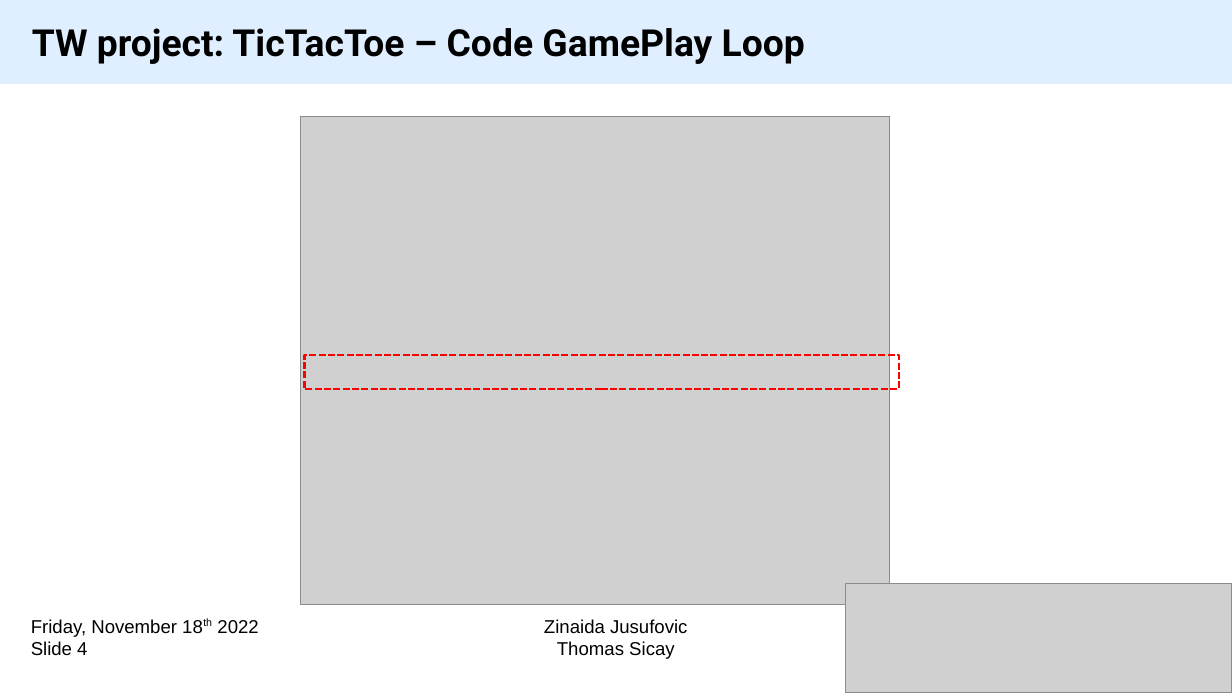
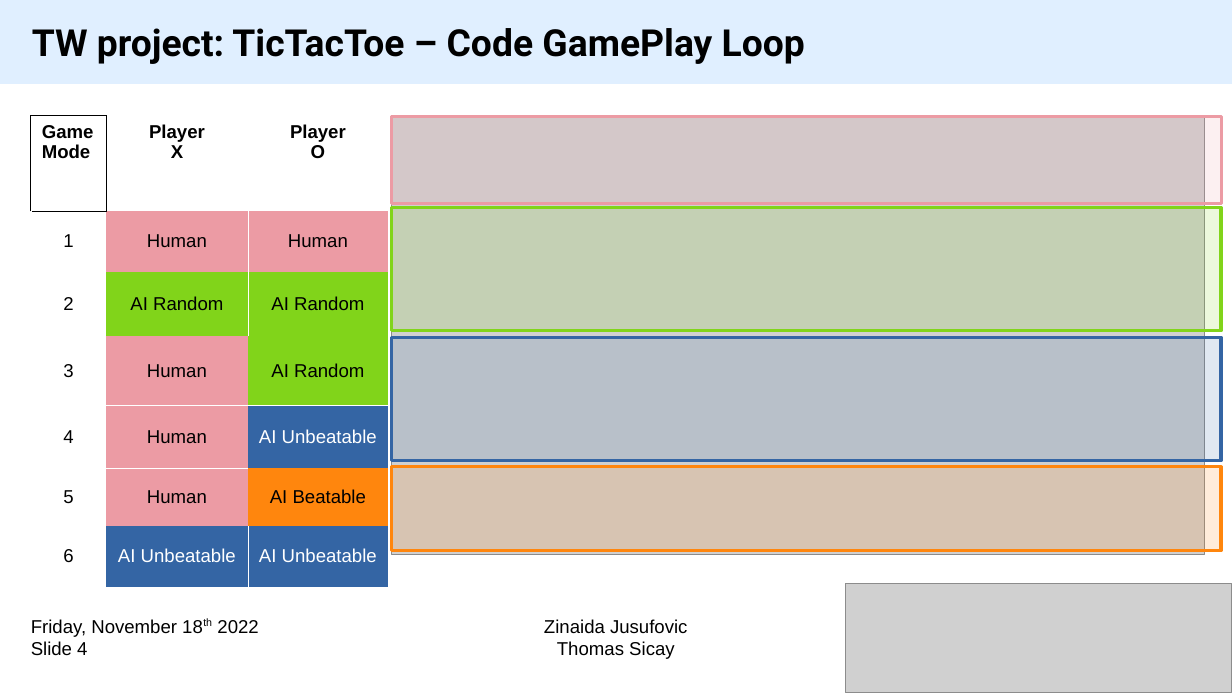
Before and after one commit to ThomasScy/TW_TicTacToe_progress, a slide deck: slide 4 of Presentation/20221118_TicTacToe presentation_TS.odp. Drawn at 1232x693 pixels with LibreOffice and Linux fonts; fonts in the diff are those of the drawing; grey boxes stand for pictures. Boxes give left, top, right and bottom in pixels: in the first picture for what was removed or moved away, otherwise in the second. Text is boxed around its words. In the diff, an @@ line names an element or a change of style, - is before the commit and + after.

Commit message:
slides 1, 4,5 finish

```diff
--- a/Presentation/20221118_TicTacToe presentation_TS.odp
+++ b/Presentation/20221118_TicTacToe presentation_TS.odp
@@ table added at [31, 115, 389, 587], 7 rows, 3 columns @@
+Game Mode | Player / X | Player / O
+1 | Human | Human
+2 | AI Random | AI Random
+3 | Human | AI Random
+4 | Human | AI Unbeatable
+5 | Human | AI Beatable
+6 | AI Unbeatable | AI Unbeatable
@@ picture: place and size @@
-picture at [301, 116, 890, 605]
+picture at [391, 116, 1205, 555]
@@ rectangle added at [391, 116, 1222, 203], fill #EC9BA4 at 15% opacity, outline #EC9BA4 2.01 pt @@
@@ rectangle added at [391, 208, 1222, 332], fill #81D41A at 15% opacity, outline #81D41A 2.01 pt @@
@@ rectangle removed at [304, 356, 899, 389] @@
@@ rectangle added at [391, 338, 1222, 462], fill #3465A4 at 15% opacity, outline #3465A4 2.01 pt @@
@@ rectangle added at [391, 467, 1222, 551], fill #FF860D at 15% opacity, outline #FF860D 2.01 pt @@
```
Also in this commit, not shown: 1 other slide changed, 1 slide added, 1 slide removed.
